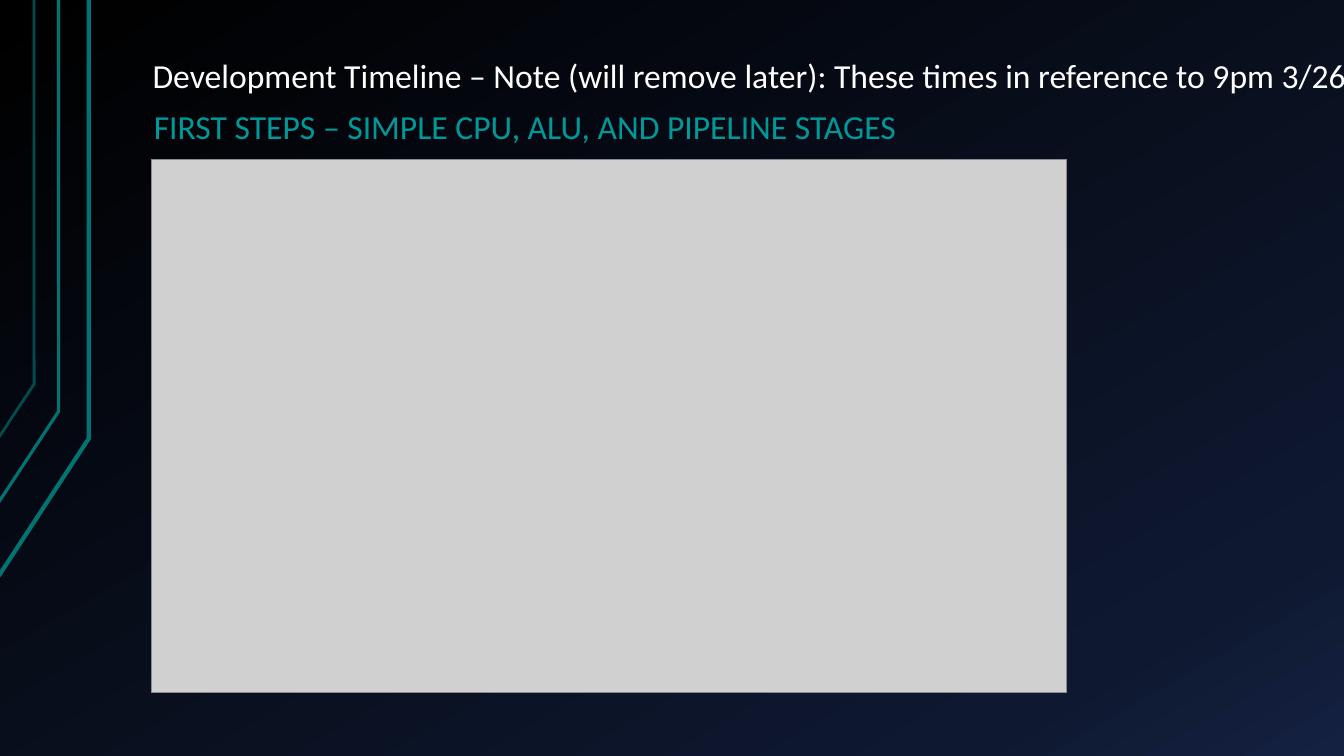
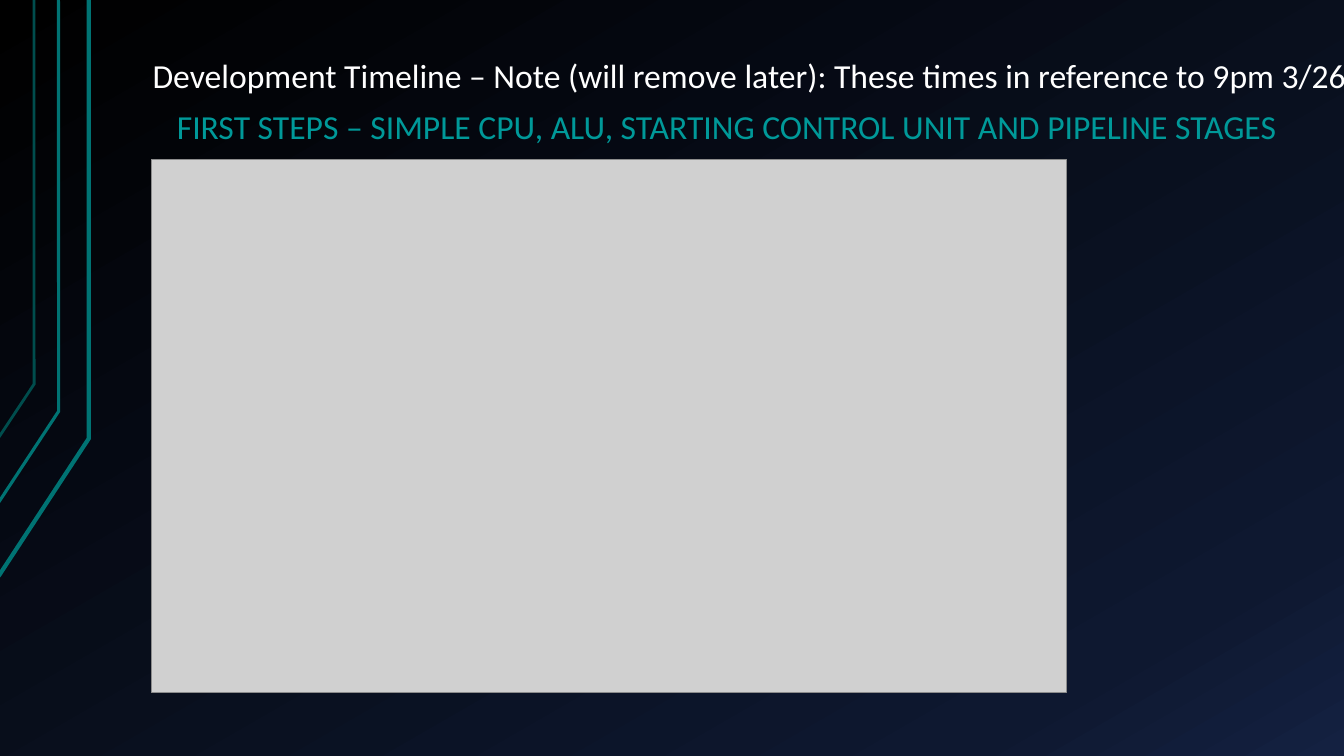
Before and after one commit to HansSanitizer/CENG-450-Project, a slide deck: slide 3 of Documentation/Long-Mann 16-Bit RISC Processor.pptx. Drawn at 1344x756 pixels with LibreOffice and Linux fonts; fonts in the diff are those of the drawing; grey boxes stand for pictures. Boxes give left, top, right and bottom in pixels: in the first picture for what was removed or moved away, otherwise in the second. Text is boxed around its words. In the diff, an @@ line names an element or a change of style, - is before the commit and + after.

Commit message:
PPT Update
Report Update

Hierarchy Diagrams

```diff
--- a/Documentation/Long-Mann 16-Bit RISC Processor.pptx
+++ b/Documentation/Long-Mann 16-Bit RISC Processor.pptx
@@ text at (177,117,1276,143): text changed @@
-FIRST STEPS – SIMPLE CPU, ALU, AND PIPELINE STAGES
+FIRST STEPS – SIMPLE CPU, ALU, STARTING CONTROL UNIT AND PIPELINE STAGES
```
Also in this commit, not shown: 1 other file.
